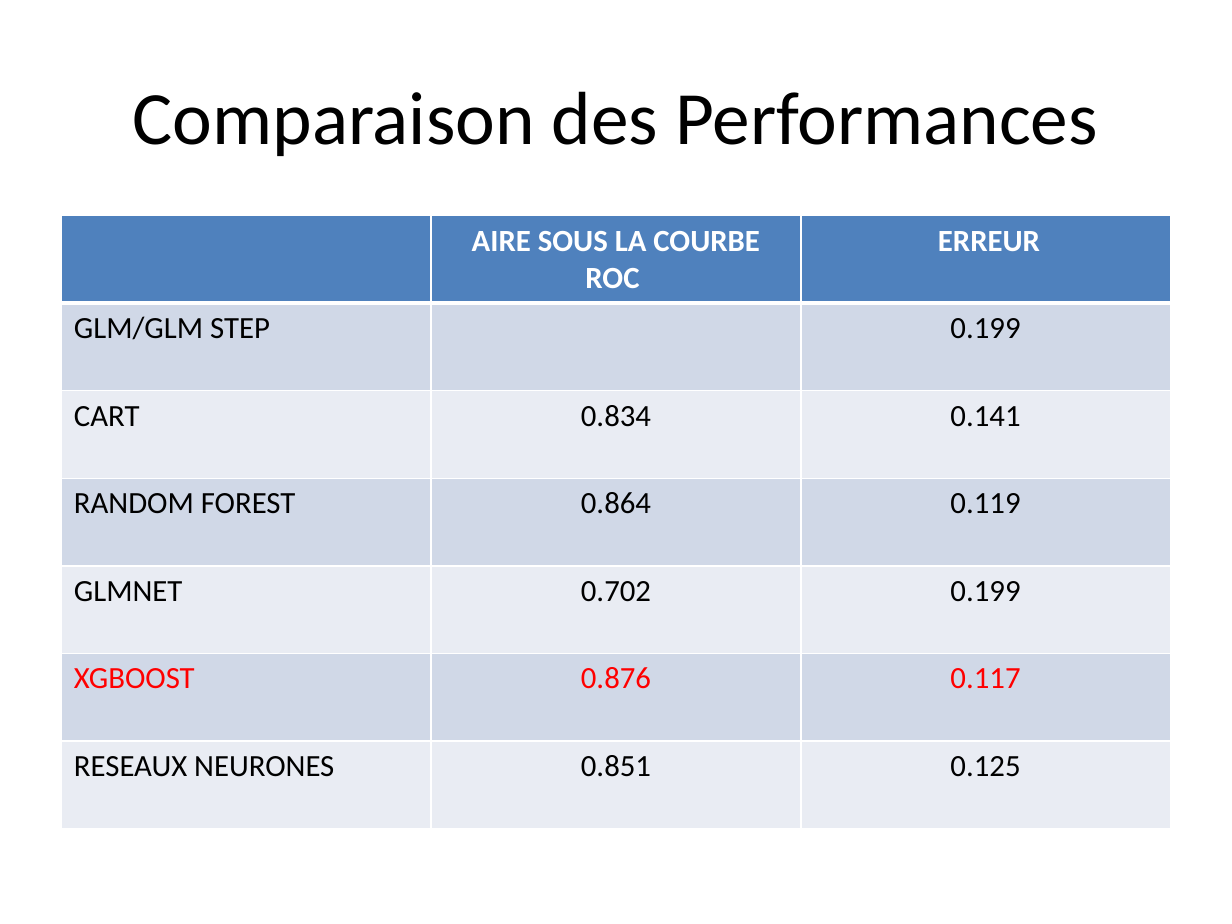
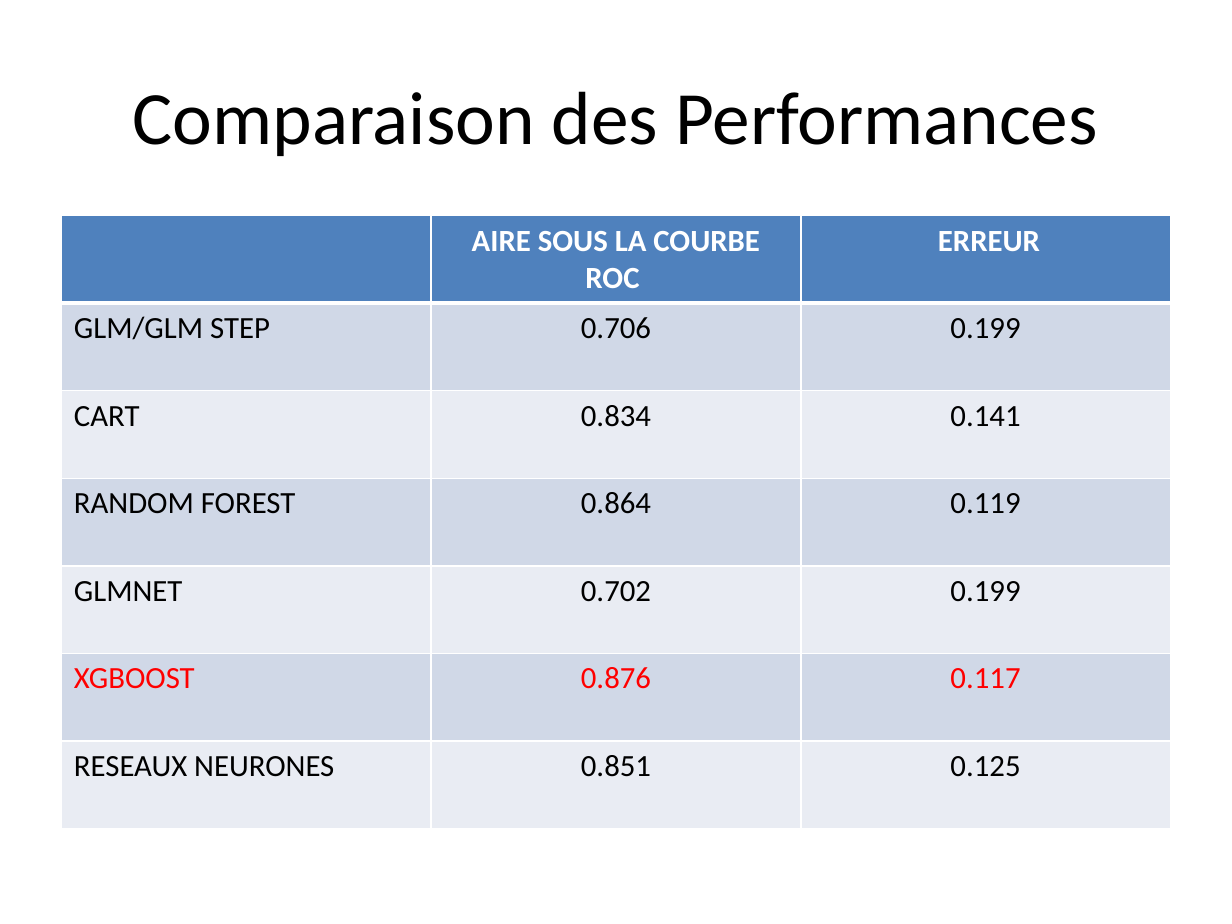
Before and after one commit to datasciences1/aact, a slide deck: slide 9 of presentation-projet.pptx. Drawn at 1232x924 pixels with LibreOffice and Linux fonts; fonts in the diff are those of the drawing; background and template pictures are left out. Boxes give left, top, right and bottom in pixels: in the first picture for what was removed or moved away, otherwise in the second. Text is boxed around its words. In the diff, an @@ line names an element or a change of style, - is before the commit and + after.

```diff
--- a/presentation-projet.pptx
+++ b/presentation-projet.pptx
@@ table at [62,216,1170,819] @@
-row 2, column 2: 
+row 2, column 2: 0.706
```
Also in this commit, not shown: 3 other slides changed.
